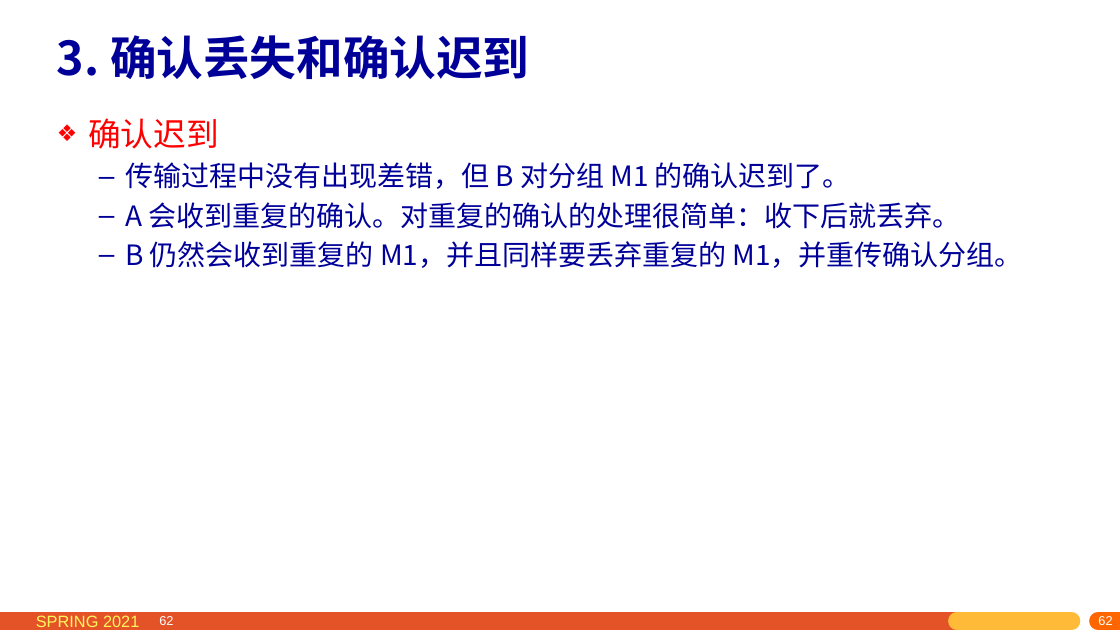
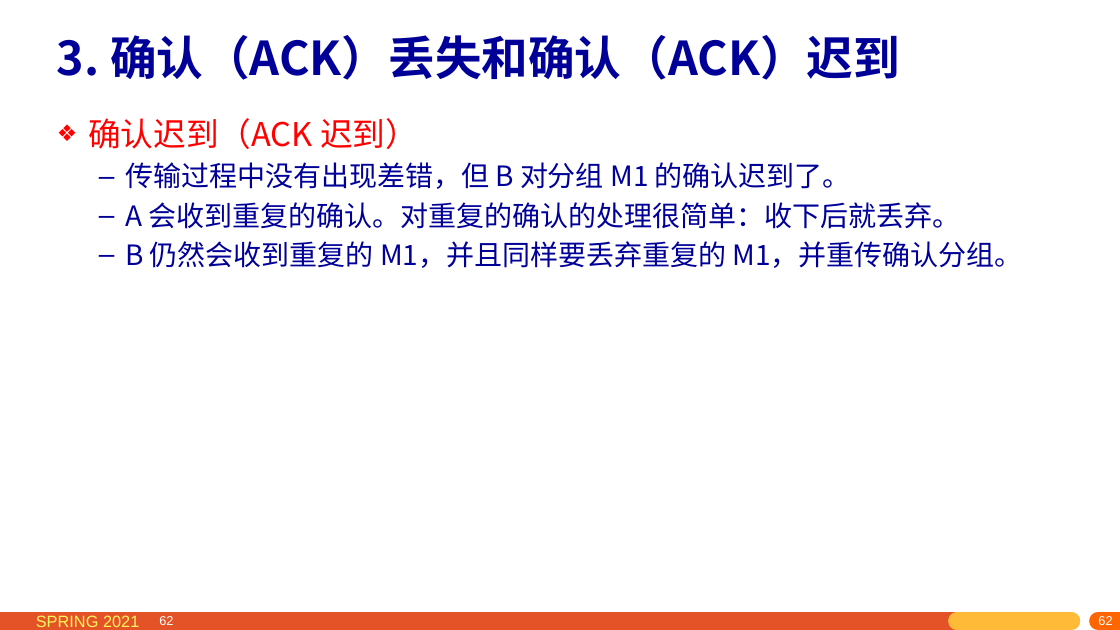
Before and after one commit to network-whu/2021, a slide deck: slide 62 of slides/instruction/05.pptx. Drawn at 1120x630 pixels with LibreOffice and Linux fonts; fonts in the diff are those of the drawing. Boxes give left, top, right and bottom in pixels: in the first picture for what was removed or moved away, otherwise in the second. Text is boxed around its words. In the diff, an @@ line names an element or a change of style, - is before the commit and + after.

```diff
--- a/slides/instruction/05.pptx
+++ b/slides/instruction/05.pptx
@@ title at (x1=57, y1=35, x2=900, y2=80): text changed @@
-3. 确认丢失和确认迟到
+3. 确认（ACK）丢失和确认（ACK）迟到
@@ text at (x1=88, y1=118, x2=418, y2=149): text changed @@
-❖ 确认迟到
+❖ 确认迟到（ACK 迟到）
```
Also in this commit, not shown: 85 other slides changed, 10 slides added, 1 slide removed, 3 other files.
